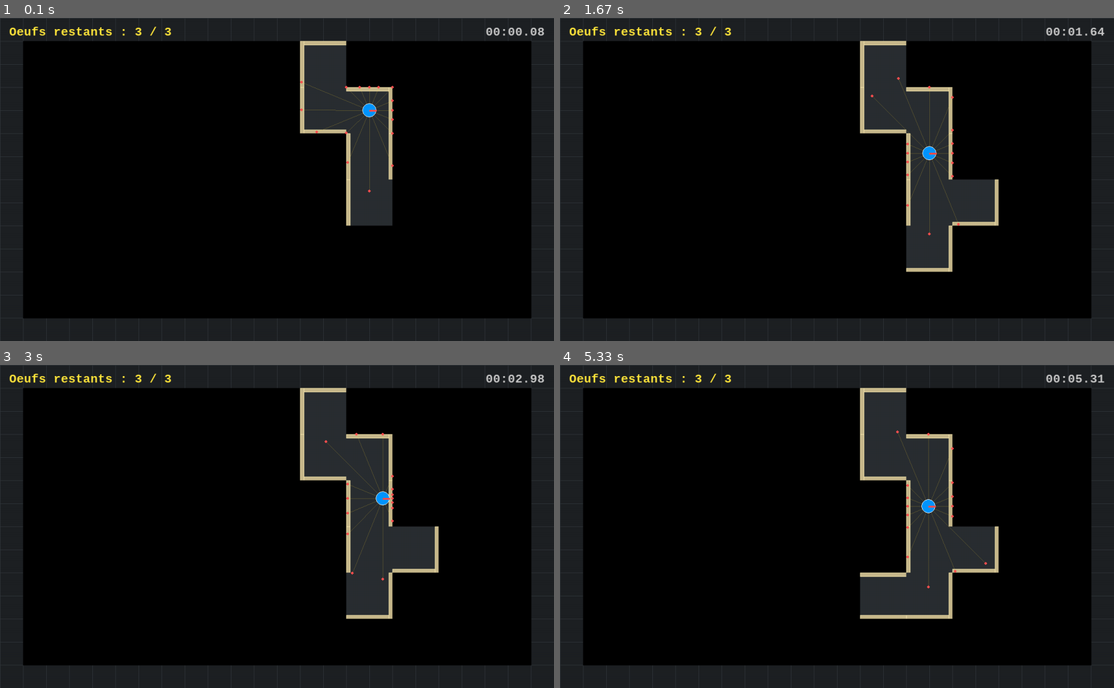
Above: before the commit, frames 1-4 (two rows, left to right).
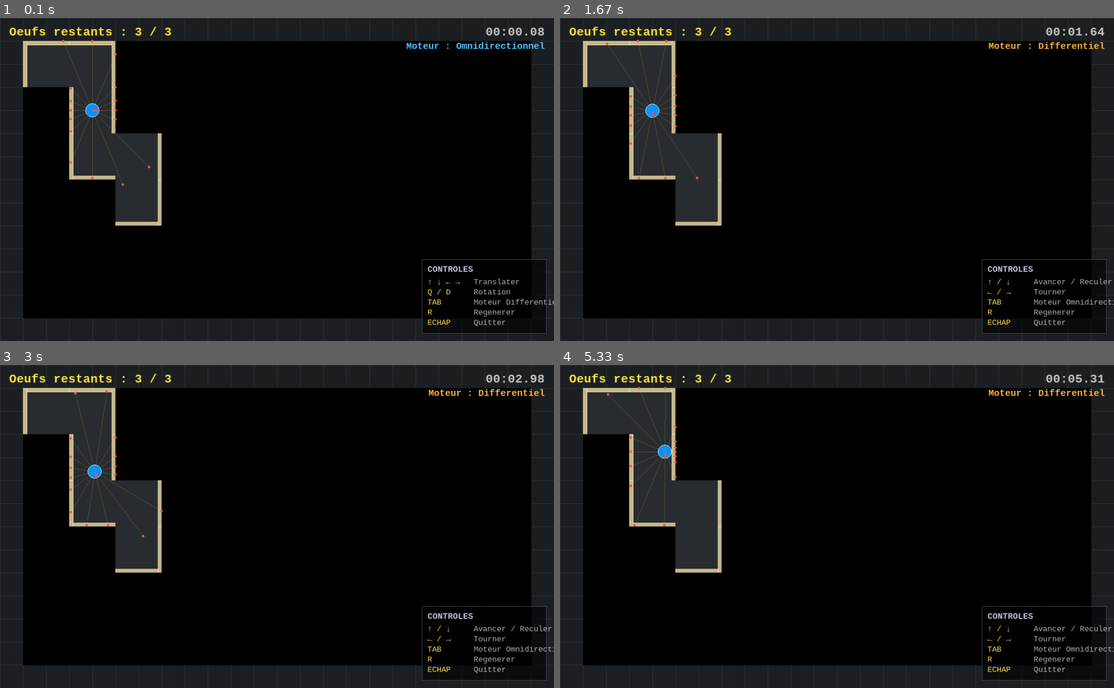
Above: after the commit, the same moments.

Repository: PauloMoq/robotic_s4
Game: pygame game, started from project/05_test_cartographie.py
Same seed, same stepped clock (60 frames per second), same inputs: the game is played once before the commit and once after it.
Inputs:
- Up to frame 1 (0.1 s): no input
- Up to frame 2 (1.67 s): hold Tab 0.33-0.8 s; hold Right 0.33-0.8 s; tap Space at 0.83, 1.23, 1.53 s; hold Right 1.17-1.63 s
- Up to frame 3 (3 s): hold Up 1.67-1.97 s; tap Space at 1.73, 2.07, 2.37, 2.57, 2.87 s; hold Right 2-2.47 s; hold Left from 2.5 s (still down)
- Up to frame 4 (5.33 s): release Left at 3.03 s; hold Down 3.07-3.37 s; tap Space at 3.13, 3.47, 3.77, 3.9, 4.3, 4.6, 4.97 s; hold Left 3.4-3.8 s; hold Up 3.83-4.2 s; hold Right 4.23-4.87 s; hold Down 4.9-5.27 s; hold Left from 5.3 s (still down)

The runs differ from the first frame. In frame 1, 14% of the frame differs, in the area x 4-100%, y 6-98%; in frame 2, 17%; in frame 3, 17%; in frame 4, 18%.

Commit message:
feat: clean main 05 + affichage UI + switch de moteur

Diff:
--- a/project/05_test_cartographie.py
+++ b/project/05_test_cartographie.py
@@ -2,25 +2,16 @@
 warnings.filterwarnings("ignore", category=UserWarning, module="pygame.pkgdata")
 
 from robot.model.RobotMobile import RobotMobile
-from robot.model.Moteur import MoteurOmnidirectionnel
+from robot.model.Moteur import MoteurOmnidirectionnel, MoteurDifferentiel
 from robot.controler.ControleurPygame import ControleurPygame
 from robot.vue.VuePygame import VuePygame
 from robot.model.Environnement import Environnement
 from robot.model.Cartographie import Cartographie
+from robot.model.Labyrinthe import Labyrinthe
+from robot.model.Lidar import Lidar
 import pygame
 import sys
 import math
-import random
-from robot.model.Lidar import Lidar
-
-# ---------------------------------------------------------------------------
-# 05 — Cartographie progressive dans le noir
-#
-# Le labyrinthe est entièrement noir au départ.
-# Le robot explore manuellement (flèches) ou en mode auto (TAB).
-# Son LIDAR révèle progressivement les murs et les œufs environnants.
-# Les œufs ne sont visibles que lorsque le LIDAR les a détectés.
-# ---------------------------------------------------------------------------
 
 WIN_W    = 1200
 WIN_H    = 700
@@ -29,8 +20,8 @@
 CELL     = 2.0
 E        = 0.06
 
-NB_OEUFS       = 3
-RAYON_OEUF     = 0.18
+NB_OEUFS   = 3
+RAYON_OEUF = 0.18
 
 demi_x = (WIN_W / 2 - MARGE_PX) / SCALE
 demi_y = (WIN_H / 2 - MARGE_PX) / SCALE
@@ -38,107 +29,15 @@
 COLS = int(2 * demi_x / CELL)
 ROWS = int(2 * demi_y / CELL)
 
-X0 = -COLS * CELL / 2
-Y0 = -ROWS * CELL / 2
+def main():
+    laby = Labyrinthe(COLS, ROWS, cell_size=CELL, epaisseur_mur=E)
+    laby.generer()
+    murs = laby.construire_murs()
 
+    r_dep, c_dep = laby.cellule_aleatoire()
+    x_dep, y_dep = laby.centre_cellule_monde(r_dep, c_dep)
 
-# ── Génération du labyrinthe (DFS) ──────────────────────────────────────────
-
-def generer_labyrinthe(cols, rows, seed=None):
-    if seed is not None:
-        random.seed(seed)
-    visited  = [[False] * cols for _ in range(rows)]
-    passages = set()
-
-    def voisins(r, c):
-        for dr, dc in [(-1, 0), (1, 0), (0, -1), (0, 1)]:
-            nr, nc = r + dr, c + dc
-            if 0 <= nr < rows and 0 <= nc < cols and not visited[nr][nc]:
-                yield (nr, nc)
-
-    r0, c0 = random.randint(0, rows - 1), random.randint(0, cols - 1)
-    stack = [(r0, c0)]
-    visited[r0][c0] = True
-
-    while stack:
-        r, c = stack[-1]
-        vois = list(voisins(r, c))
-        if vois:
-            nr, nc = random.choice(vois)
-            visited[nr][nc] = True
-            passages.add((min((r, c), (nr, nc)), max((r, c), (nr, nc))))
-            stack.append((nr, nc))
-        else:
-            stack.pop()
-
-    return passages
-
-
-def cellule_vers_monde(r, c):
-    return X0 + c * CELL, Y0 + (ROWS - 1 - r) * CELL
-
-
-def centre_cellule_monde(r, c):
-    x, y = cellule_vers_monde(r, c)
-    return x + CELL / 2, y + CELL / 2
-
-
-def construire_murs(passages):
-    murs = []
-
-    def mh(x, y, w):
-        if w > E: murs.append({"x": x, "y": y, "w": w, "h": E})
-
-    def mv(x, y, h):
-        if h > E: murs.append({"x": x, "y": y, "w": E, "h": h})
-
-    larg, haut = COLS * CELL, ROWS * CELL
-    mh(X0, Y0,        larg)
-    mh(X0, Y0 + haut, larg)
-    mv(X0,        Y0, haut)
-    mv(X0 + larg, Y0, haut)
-
-    for r in range(ROWS):
-        for c in range(COLS):
-            cx, cy = cellule_vers_monde(r, c)
-            if r + 1 < ROWS:
-                cle = (min((r, c), (r + 1, c)), max((r, c), (r + 1, c)))
-                if cle not in passages:
-                    mh(cx, cy, CELL)
-            if c + 1 < COLS:
-                cle = (min((r, c), (r, c + 1)), max((r, c), (r, c + 1)))
-                if cle not in passages:
-                    mv(cx + CELL, cy, CELL)
-
-    return murs
-
-
-def placer_oeufs(nb, cellule_exclue):
-    cellules = set()
-    while len(cellules) < nb:
-        r = random.randint(0, ROWS - 1)
-        c = random.randint(0, COLS - 1)
-        if (r, c) != cellule_exclue:
-            cellules.add((r, c))
-    return [{"x": cx, "y": cy, "rayon": RAYON_OEUF, "collecte": False}
-            for (r, c) in cellules
-            for cx, cy in [centre_cellule_monde(r, c)]]
-
-
-# Les méthodes dessiner_cartographie et dessiner_oeufs_detectes sont dans VuePygame directement.
-
-
-# ── Main ────────────────────────────────────────────────────────────────────
-
-def main():
-    passages = generer_labyrinthe(COLS, ROWS)
-    murs     = construire_murs(passages)
-
-    r_dep = random.randint(0, ROWS - 1)
-    c_dep = random.randint(0, COLS - 1)
-    x_dep, y_dep = centre_cellule_monde(r_dep, c_dep)
-
-    oeufs = placer_oeufs(NB_OEUFS, cellule_exclue=(r_dep, c_dep))
+    oeufs = laby.placer_oeufs(NB_OEUFS, rayon=RAYON_OEUF, cellule_exclue=(r_dep, c_dep))
 
     env = Environnement(
         largeur=WIN_W / SCALE,
@@ -150,7 +49,7 @@
     robot      = RobotMobile(x=x_dep, y=y_dep, moteur=MoteurOmnidirectionnel())
     vue        = VuePygame(largeur=WIN_W, hauteur=WIN_H, scale=SCALE)
     lidar      = Lidar(nb_rayons=16, portee=3.5, pas=0.02)
-    carto      = Cartographie(ROWS, COLS, CELL, X0, Y0, passages=passages)
+    carto      = Cartographie(ROWS, COLS, CELL, laby.x0, laby.y0, passages=laby.passages)
     controleur = ControleurPygame(robot)
 
     clock    = pygame.time.Clock()
@@ -159,11 +58,12 @@
     relancer = False
     timer    = 0.0
 
-    pygame.display.set_caption("Cartographie — Labyrinthe dans le noir")
+    pygame.display.set_caption("05_test_cartographie.py")
+
     print("=== Cartographie Progressive — Labyrinthe dans le noir ===")
     print(f"Grille {COLS}×{ROWS}, {NB_OEUFS} œufs cachés")
     print(f"Départ robot : cellule ({r_dep},{c_dep})")
-    print("Flèches : déplacement  |  Q/D : rotation  |  R : regénérer  |  ECHAP : quitter")
+    print("Flèches : déplacement  |  Q/D : rotation  |  TAB : moteur  |  R : régénérer  |  ECHAP : quitter")
 
     try:
         while running:
@@ -173,6 +73,13 @@
                 if event.type == pygame.KEYDOWN:
                     if event.key == pygame.K_ESCAPE:
                         running = False
+                    if event.key == pygame.K_TAB:
+                        if hasattr(robot.moteur, 'vx'):
+                            robot.moteur = MoteurDifferentiel()
+                            print("Moteur → Différentiel")
+                        else:
+                            robot.moteur = MoteurOmnidirectionnel()
+                            print("Moteur → Omnidirectionnel")
                     if event.key == pygame.K_r:
                         running = False
                         relancer = True
@@ -182,18 +89,14 @@
             if not victoire:
                 timer += dt
 
-                # 1. Commande manuelle
                 commande = controleur.lire_commande()
                 robot.commander(**commande)
                 robot.mettre_a_jour(dt, env)
 
-                # 2. Scan LIDAR
                 lidar.scanner(robot, env)
 
-                # 3. Mise à jour cartographie
                 carto.mettre_a_jour(robot, lidar, oeufs)
 
-                # 4. Collecte des œufs à portée
                 collecte_faite = False
                 for oeuf in oeufs:
                     if not oeuf["collecte"]:
@@ -205,20 +108,20 @@
                 if collecte_faite:
                     env.collectables = [o for o in oeufs if not o["collecte"]]
 
-                # 5. Victoire ?
                 if all(o["collecte"] for o in oeufs):
                     victoire = True
                     print("🏆 Tous les œufs ont été récupérés !")
 
-            # ── Rendu ────────────────────────────────────────────────────────
             vue.screen.fill(vue.COLOR_BG)
             vue.dessiner_grille()
-            vue.dessiner_cartographie(carto)    # fond + murs découverts + fog
-            vue.dessiner_lidar(robot, lidar)    # rayons LIDAR
-            vue.dessiner_oeufs_detectes(carto)  # œufs visibles seulement si détectés
+            vue.dessiner_cartographie(carto)
+            vue.dessiner_lidar(robot, lidar)
+            vue.dessiner_oeufs_detectes(carto)
             vue.dessiner_robot(robot)
             vue.dessiner_compteur_oeufs(oeufs, NB_OEUFS)
             vue.dessiner_timer(timer)
+            vue.dessiner_type_moteur(robot)
+            vue.dessiner_controles(robot, avec_regenerer=True)
 
             if victoire:
                 vue.afficher_victoire_oeufs(timer)
@@ -239,6 +142,5 @@
     pygame.quit()
     main()
 
-
 if __name__ == "__main__":
     main()
